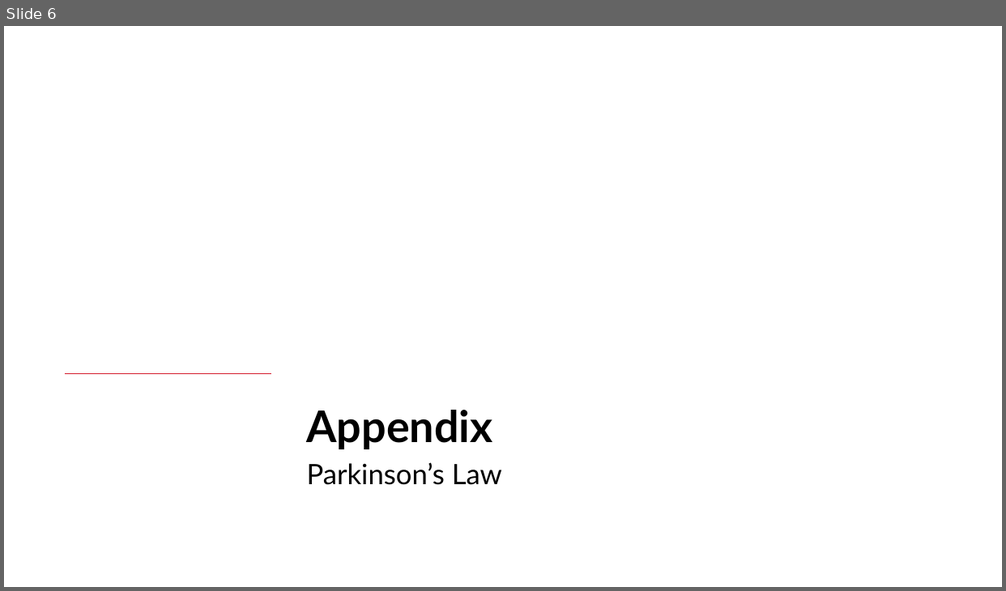
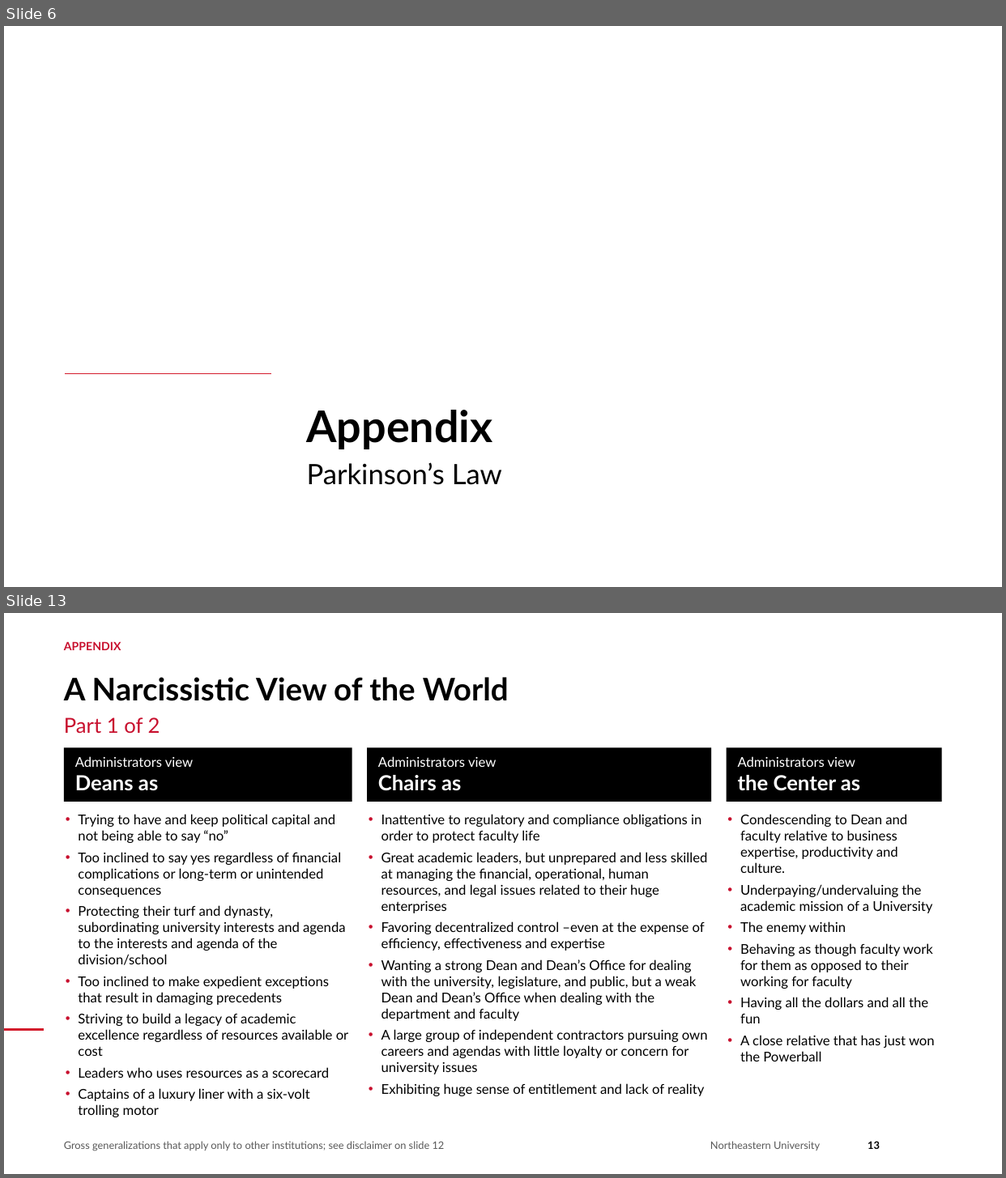
Before and after one commit to brettcsweet/Tonys-repo, a slide deck: 2026-09-29_Role_of_the_Center_Northeastern.pptx. Shown one above the other, each under a label of ours: slide 6 before the commit, slides 6 and 13 after it; the slides between them are not shown. The pictures are 1006x591 and 1006x1178 pixels, drawn with LibreOffice and Linux fonts; fonts in the diff are those of the drawing; background and template pictures are left out. Boxes give left, top, right and bottom in pixels: in the first picture for what was removed or moved away, otherwise in the second. Text is boxed around its words. In the diff, an @@ line names an element or a change of style, - is before the commit and + after.

```diff
--- a/2026-09-29_Role_of_the_Center_Northeastern.pptx
+++ b/2026-09-29_Role_of_the_Center_Northeastern.pptx
@@ slide 13 added at (4, 613, 1002, 1174), background #FFFFFF @@
@@ text added at (64, 641, 121, 650), 11 pt, text #C8102E, bold @@
+APPENDIX
@@ text added at (64, 677, 509, 701), 30 pt, text #000000, bold @@
+A Narcissistic View of the World
@@ text added at (64, 717, 160, 734), 20 pt, text #C8102E @@
+Part 1 of 2
@@ rectangle added at (64, 747, 352, 802), fill #000000, 13 pt, text #FFFFFF @@
+Administrators view
+Deans as
@@ rectangle added at (367, 747, 711, 802), fill #000000, 13 pt, text #FFFFFF @@
+Administrators view
+Chairs as
@@ rectangle added at (727, 747, 942, 802), fill #000000, 13 pt, text #FFFFFF @@
+Administrators view
+the Center as
@@ text added at (78, 814, 349, 1118), 13 pt, text #000000 @@
+• Trying to have and keep political capital and not being able to say “no”
+• Too inclined to say yes regardless of financial complications or long-term or unintended consequences
+• Protecting their turf and dynasty, subordinating university interests and agenda to the interests and agenda of the division/school
+• Too inclined to make expedient exceptions that result in damaging precedents
+• Striving to build a legacy of academic excellence regardless of resources available or cost
+• Leaders who uses resources as a scorecard
+• Captains of a luxury liner with a six-volt trolling motor
@@ text added at (381, 814, 708, 1097), 13 pt, text #000000 @@
+• Inattentive to regulatory and compliance obligations in order to protect faculty life
+• Great academic leaders, but unprepared and less skilled at managing the financial, operational, human resources, and legal issues related to their huge enterprises
+• Favoring decentralized control –even at the expense of efficiency, effectiveness and expertise
+• Wanting a strong Dean and Dean’s Office for dealing with the university, legislature, and public, but a weak Dean and Dean’s Office when dealing with the department and faculty
+• A large group of independent contractors pursuing own careers and agendas with little loyalty or concern for university issues
+• Exhibiting huge sense of entitlement and lack of reality
@@ text added at (740, 814, 935, 1062), 13 pt, text #000000 @@
+• Condescending to Dean and faculty relative to business expertise, productivity and culture.
+• Underpaying/undervaluing the academic mission of a University
+• The enemy within
+• Behaving as though faculty work for them as opposed to their working for faculty
+• Having all the dollars and all the fun
+• A close relative that has just won the Powerball
@@ line added from (44, 1030) to (4, 1030), #D31B2C 2 pt @@
@@ text added at (64, 1141, 445, 1152), 10 pt, text #595959 @@
+Gross generalizations that apply only to other institutions; see disclaimer on slide 12
@@ text added at (710, 1141, 820, 1151), 10 pt, text #595959 @@
+Northeastern University
@@ page number added at (867, 1141, 880, 1149), 10 pt, text #000000, bold @@
+13
```
Also in this commit, not shown: 9 slides changed, 2 other slides added.
